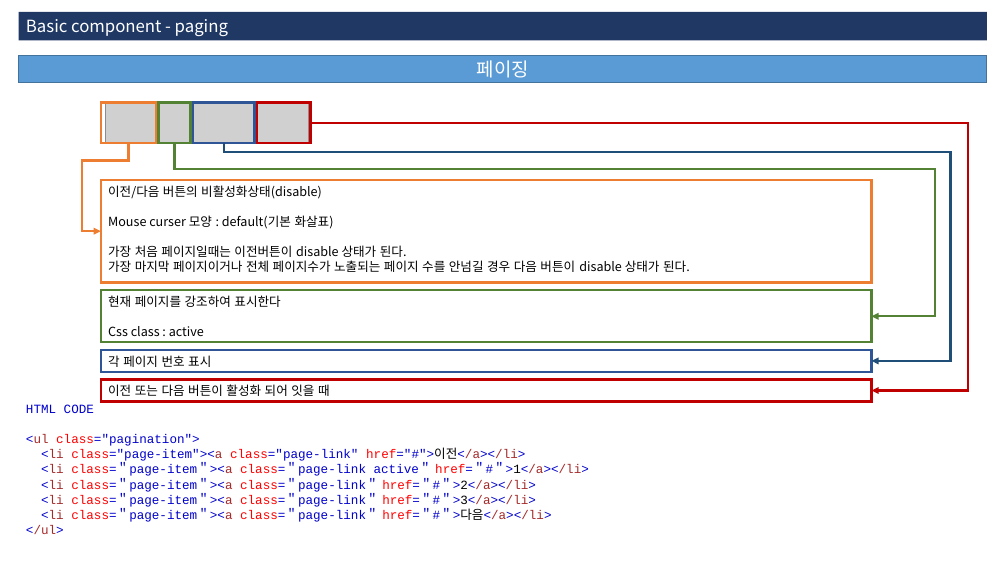
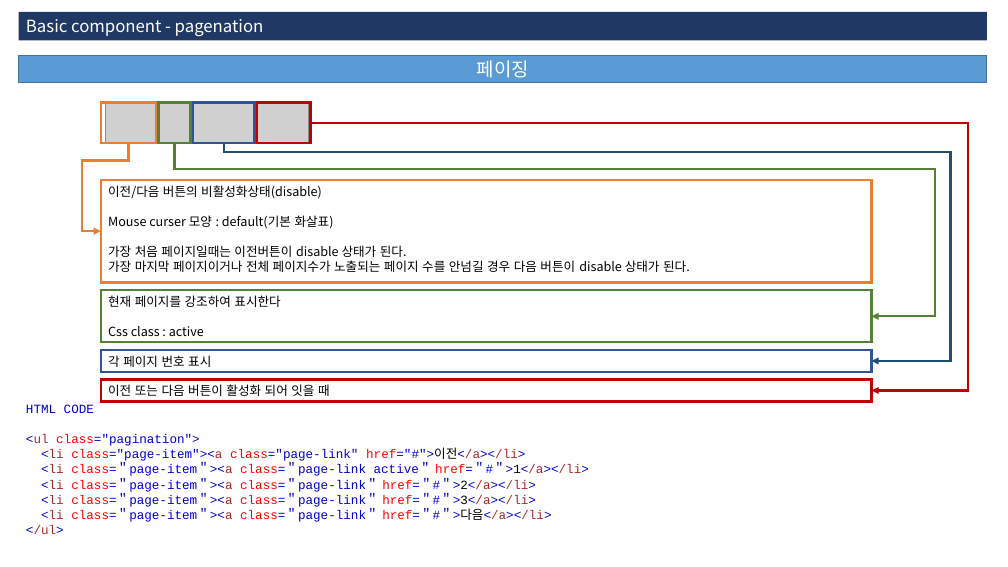
Before and after one commit to 3dwebart/html-publish, a slide deck: slide 13 of web/자료/guide.pptx (slide 11 before the commit). Drawn at 1008x567 pixels with LibreOffice and Linux fonts; fonts in the diff are those of the drawing; grey boxes stand for pictures. Boxes give left, top, right and bottom in pixels: in the first picture for what was removed or moved away, otherwise in the second. Text is boxed around its words. In the diff, an @@ line names an element or a change of style, - is before the commit and + after.

```diff
--- a/web/자료/guide.pptx
+++ b/web/자료/guide.pptx
@@ text in rectangle at <box>26,19,264,36</box>: text changed @@
-Basic component - paging
+Basic component - pagenation
```
Also in this commit, not shown: 2 slides added, 7 other files.
